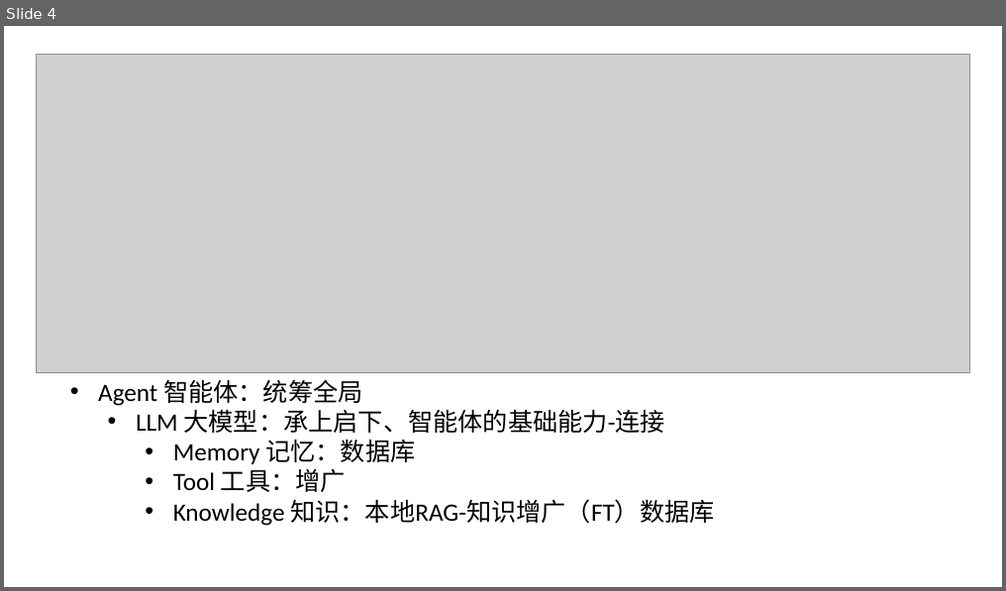
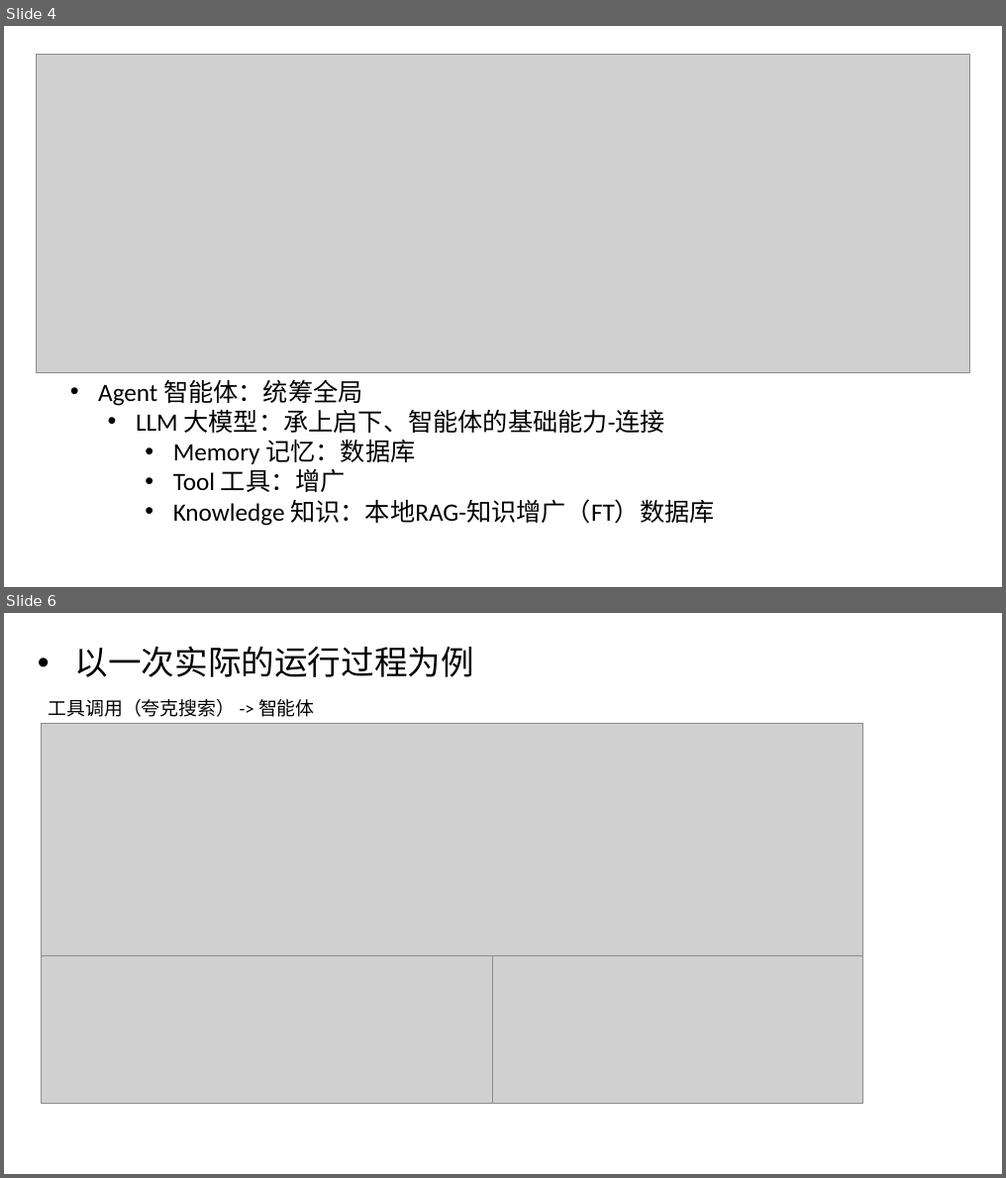
Before and after one commit to C32-SoundTech/SoundTech, a slide deck: docs/20251023-汇报/20251023-汇报.pptx. Shown one above the other, each under a label of ours: slide 4 before the commit, slides 4 and 6 after it; the slides between them are not shown. The pictures are 1006x591 and 1006x1178 pixels, drawn with LibreOffice and Linux fonts; fonts in the diff are those of the drawing; grey boxes stand for pictures. Boxes give left, top, right and bottom in pixels: in the first picture for what was removed or moved away, otherwise in the second. Text is boxed around its words. In the diff, an @@ line names an element or a change of style, - is before the commit and + after.

```diff
--- a/docs/20251023-汇报/20251023-汇报.pptx
+++ b/docs/20251023-汇报/20251023-汇报.pptx
@@ slide 6 added at (4,613,1002,1174), background #FFFFFF @@
@@ text added at (75,646,474,677), 32 pt, text #000000 @@
+• 以一次实际的运行过程为例
@@ text added at (48,699,315,717), 18 pt, text #000000 @@
+工具调用（夸克搜索） -> 智能体
@@ picture added at (41,723,863,956) @@
@@ picture added at (41,956,492,1103) @@
@@ picture added at (492,956,862,1103) @@
```
Also in this commit, not shown: 1 slide changed, 3 other slides added, 1 other file.
